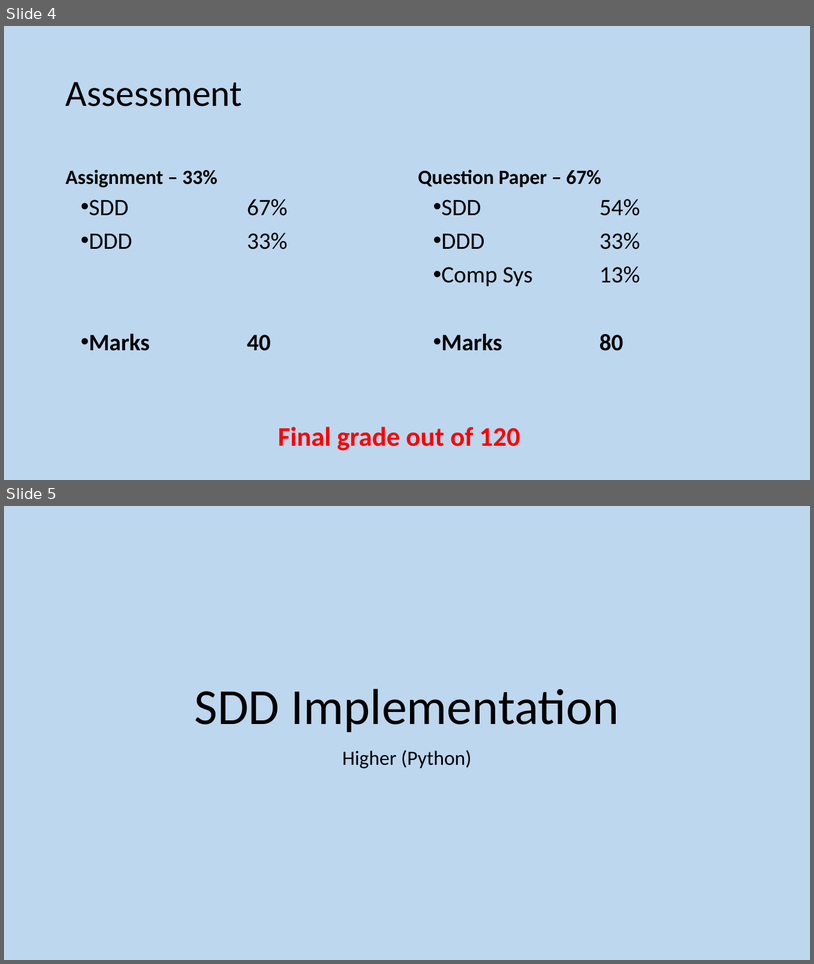
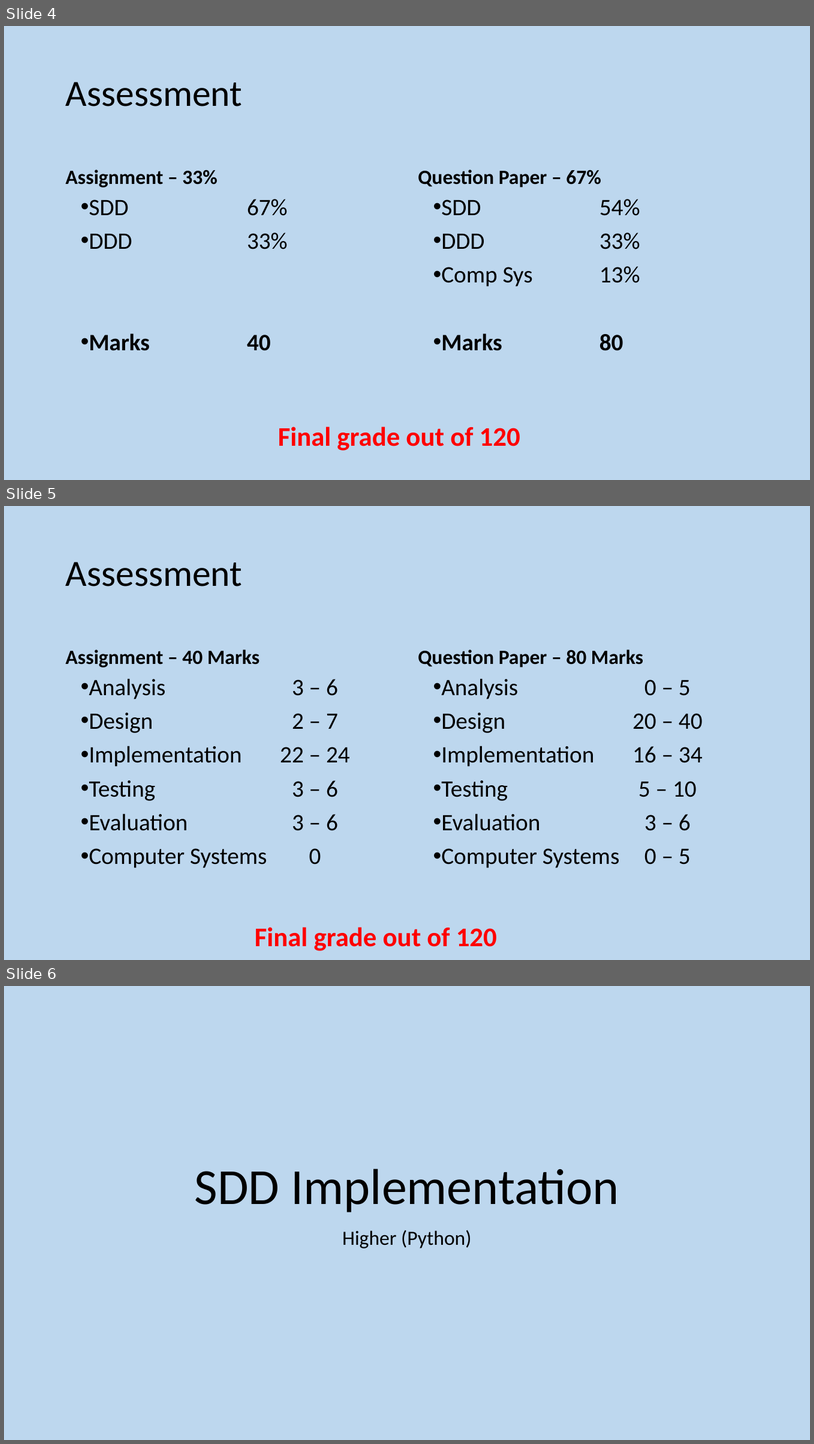
Before and after one commit to MrFriendCS/MrFriendCS.github.io, a slide deck: higher/sdd/H CS SDD Slides.pptx. Shown one above the other, each under a label of ours: slides 4 and 5 before the commit, slides 4, 5 and 6 after it. The pictures are 814x964 and 814x1444 pixels, drawn with LibreOffice and Linux fonts; fonts in the diff are those of the drawing. Boxes give left, top, right and bottom in pixels: in the first picture for what was removed or moved away, otherwise in the second. Text is boxed around its words. In the diff, an @@ line names an element or a change of style, - is before the commit and + after.

```diff
--- a/higher/sdd/H CS SDD Slides.pptx
+++ b/higher/sdd/H CS SDD Slides.pptx
@@ slide 5 added at (4, 506, 810, 960), background #BDD7EE @@
@@ title added at (66, 562, 243, 586), 44 pt, text #000000 @@
+Assessment
@@ text added at (66, 649, 260, 667), 24 pt, text #000000, bold @@
+Assignment – 40 Marks
@@ text added at (418, 649, 644, 667), 24 pt, text #000000, bold @@
+Question Paper – 80 Marks
@@ text added at (89, 678, 350, 868), 28 pt, text #000000 @@
+• Analysis 3 – 6
+• Design 2 – 7
+• Implementation 22 – 24
+• Testing 3 – 6
+• Evaluation 3 – 6
+• Computer Systems 0
@@ text added at (441, 678, 703, 868), 28 pt, text #000000 @@
+• Analysis 0 – 5
+• Design 20 – 40
+• Implementation 16 – 34
+• Testing 5 – 10
+• Evaluation 3 – 6
+• Computer Systems 0 – 5
@@ text added at (255, 927, 497, 951), 32 pt, text #FF0000, bold @@
+Final grade out of 120
@@ what was slide 5 is now slide 6 @@
```
Also in this commit, not shown: 3 other files.
